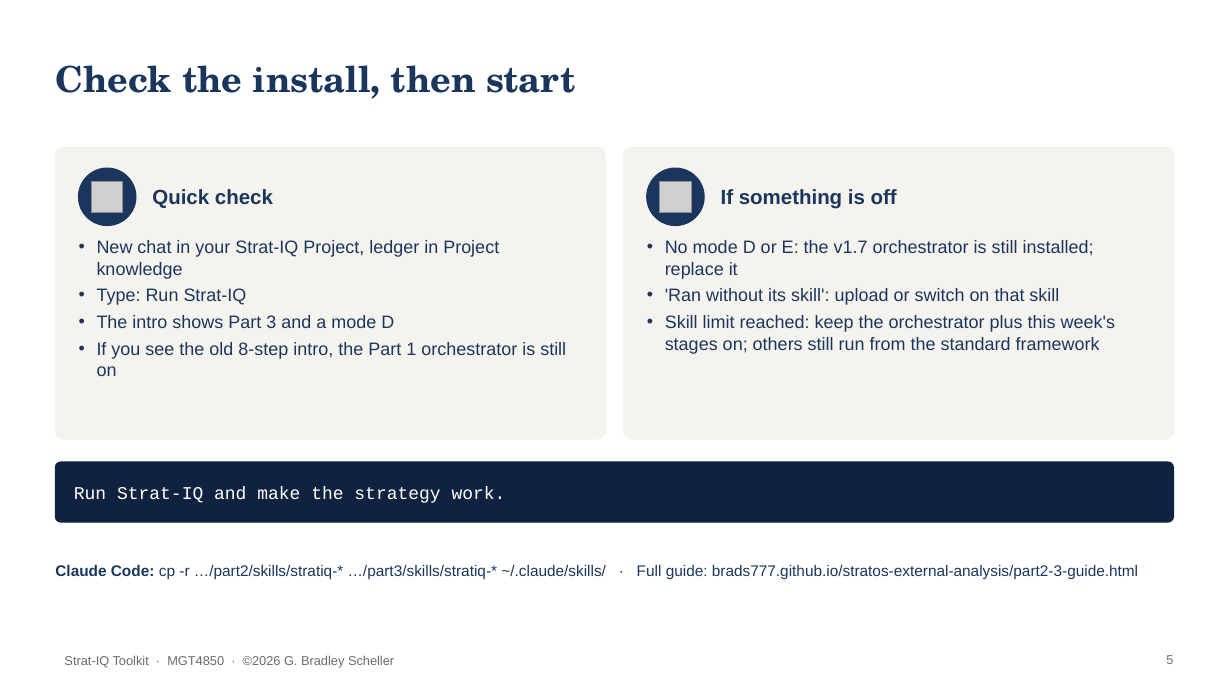
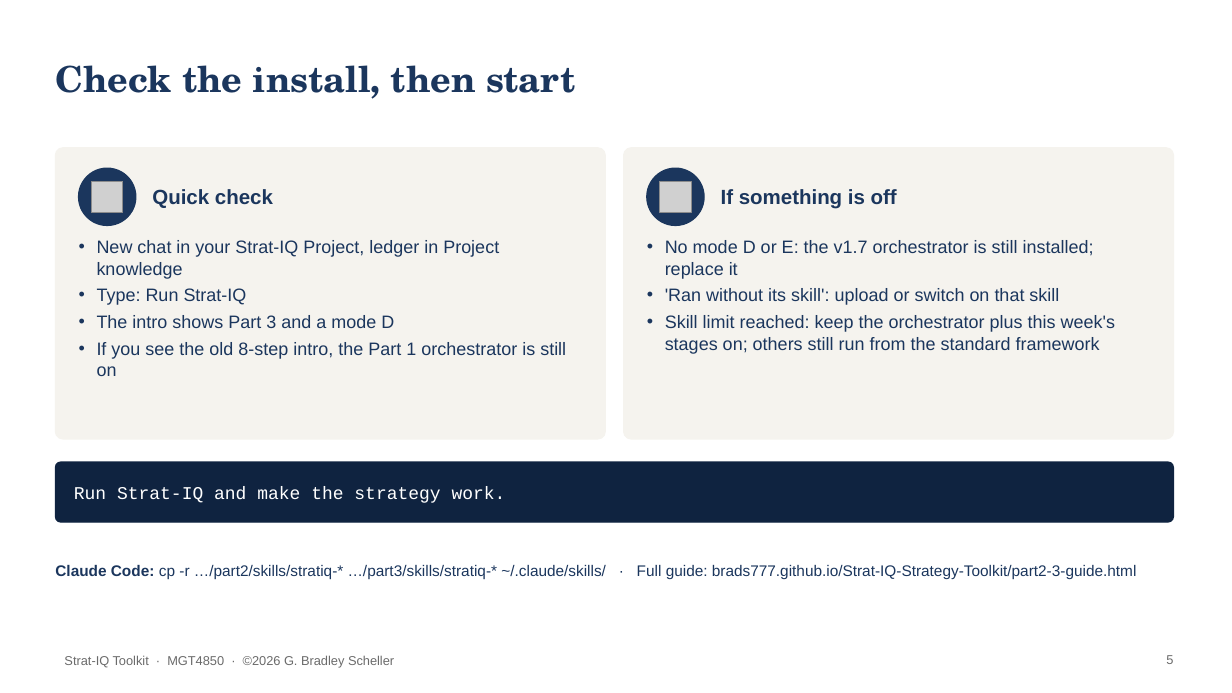
Before and after one commit to Brads777/Strat-IQ-Strategy-Toolkit, a slide deck: slide 5 of release-assets/StratIQ_v3_Parts2-3_Walkthrough.pptx. Drawn at 1232x693 pixels with LibreOffice and Linux fonts; fonts in the diff are those of the drawing; grey boxes stand for pictures. Boxes give left, top, right and bottom in pixels: in the first picture for what was removed or moved away, otherwise in the second. Text is boxed around its words. In the diff, an @@ line names an element or a change of style, - is before the commit and + after.

```diff
--- a/release-assets/StratIQ_v3_Parts2-3_Walkthrough.pptx
+++ b/release-assets/StratIQ_v3_Parts2-3_Walkthrough.pptx
@@ text at [55, 565, 1137, 580]: text changed @@
-Claude Code: cp -r …/part2/skills/stratiq-* …/part3/skills/stratiq-* ~/.claude/skills/ · Full guide: brads777.github.io/stratos-external-analysis/part2-3-guide.html
+Claude Code: cp -r …/part2/skills/stratiq-* …/part3/skills/stratiq-* ~/.claude/skills/ · Full guide: brads777.github.io/Strat-IQ-Strategy-Toolkit/part2-3-guide.html
```
Also in this commit, not shown: 1 other slide changed, 9 other files.
